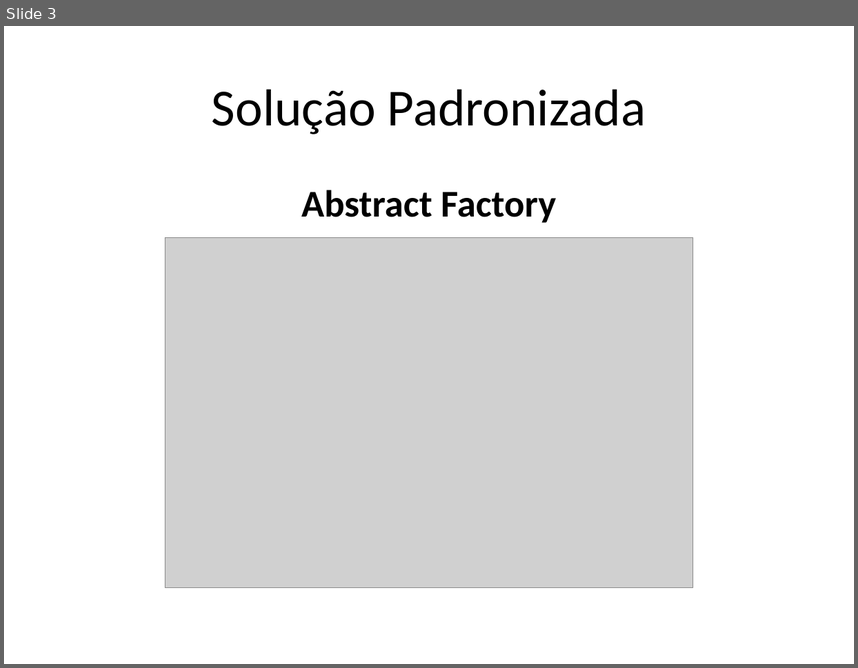
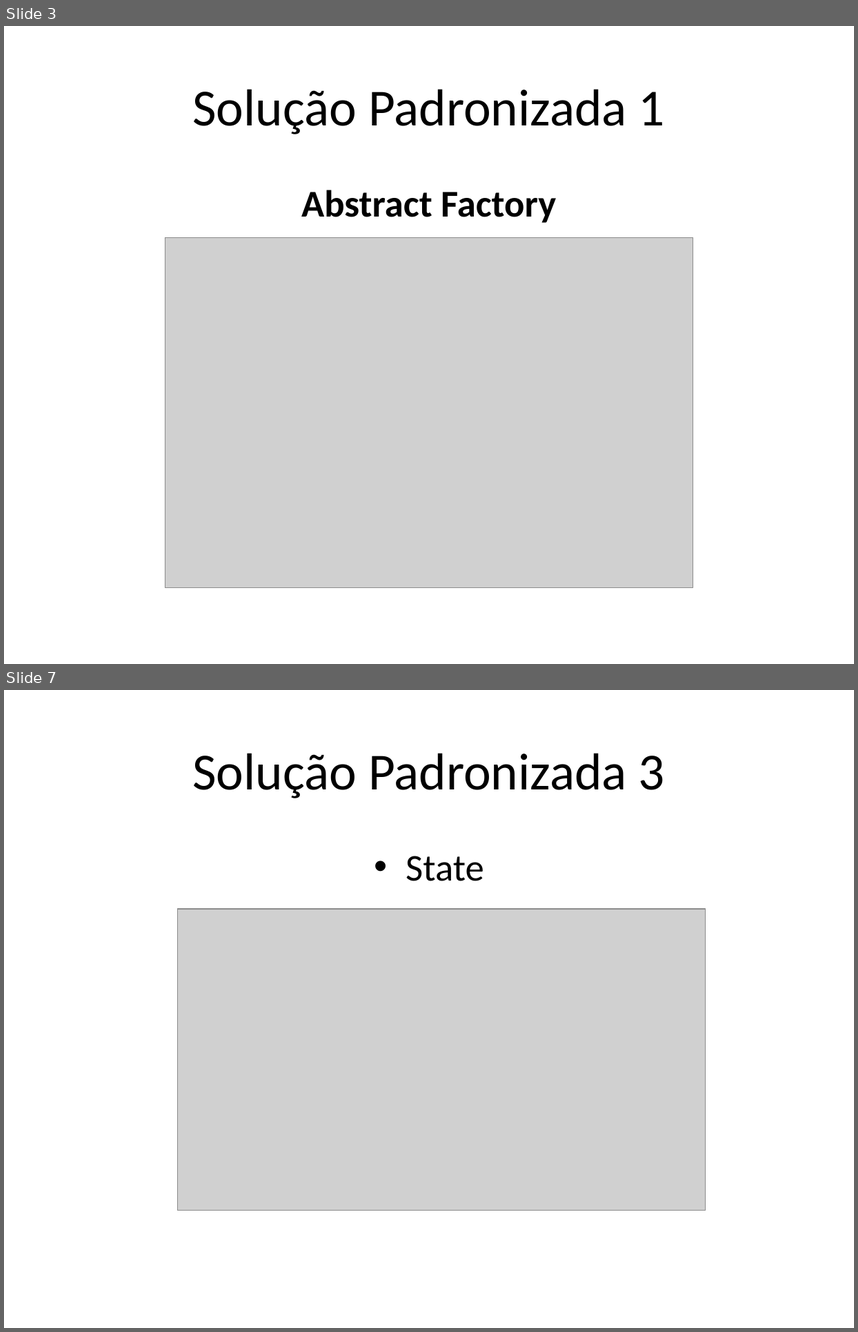
Before and after one commit to DudsNascimento/DuDente, a slide deck: Exemplo de Padrão de Projeto.pptx. Shown one above the other, each under a label of ours: slide 3 before the commit, slides 3 and 7 after it; the slides between them are not shown. The pictures are 858x668 and 858x1332 pixels, drawn with LibreOffice and Linux fonts; fonts in the diff are those of the drawing; grey boxes stand for pictures. Boxes give left, top, right and bottom in pixels: in the first picture for what was removed or moved away, otherwise in the second. Text is boxed around its words. In the diff, an @@ line names an element or a change of style, - is before the commit and + after.

```diff
--- a/Exemplo de Padrão de Projeto.pptx
+++ b/Exemplo de Padrão de Projeto.pptx
@@ slide 7 added at [4,690,854,1328], background #FFFFFF @@
@@ title added at [192,753,665,798], 44 pt, text #000000 @@
+Solução Padronizada 3
@@ text added at [406,856,484,881], 32 pt, text #000000 @@
+• State
@@ picture added at [177,909,705,1210] @@
@@ slide 3 changed as well @@
@@ title at [192,89,665,134]: text changed @@
-Solução Padronizada
+Solução Padronizada 1
```
Also in this commit, not shown: 2 other slides changed, 3 other slides added.
